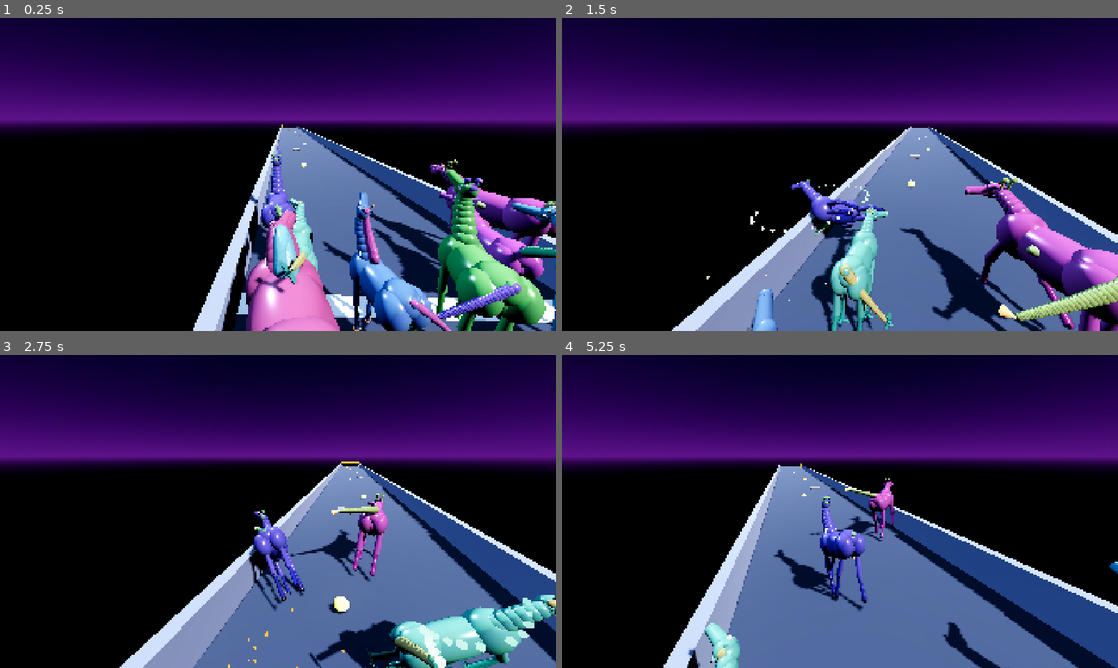
Above: before the commit, frames 1-4 (two rows, left to right).
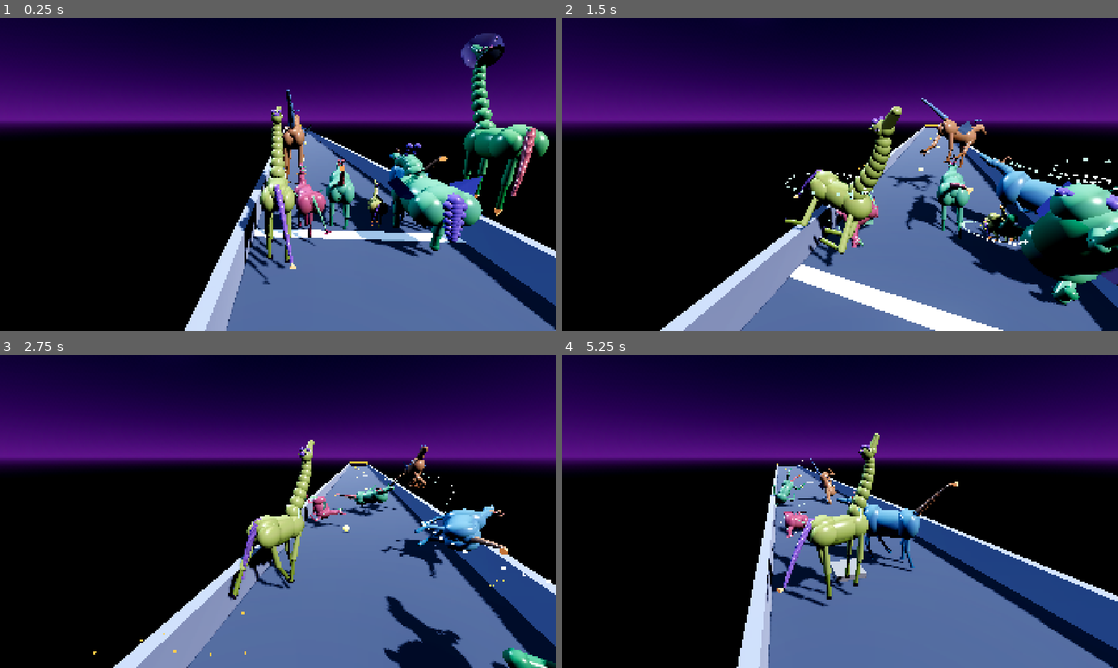
Above: after the commit, the same moments.

Repository: emilyvsemily/SpacePonies
Game: Godot game, scene res://scenes/Main.tscn
Same seed, same stepped clock (60 frames per second), same inputs: the game is played once before the commit and once after it. This scene is started directly instead of the project's main scene.
Inputs:
- Up to frame 1 (0.25 s): no input
- Up to frame 2 (1.5 s): hold D (move_right) 0.53-1.28 s; tap E (ability) at 0.6, 1.35 s; tap Space (jump) at 0.77 s; hold S (move_back) from 1.28 s (still down)
- Up to frame 3 (2.75 s): tap Space (jump) at 1.52 s; release S (move_back) at 2.03 s; hold D (move_right) from 2.03 s (still down); tap E (ability) at 2.1 s
- Up to frame 4 (5.25 s): release D (move_right) at 2.78 s; hold W (move_forward) 2.78-3.53 s; tap E (ability) every 0.75 s from 2.85 to 5.1 s; tap Space (jump) at 3.02, 3.77, 4.52 s; hold A (move_left) 3.53-5.03 s; hold S (move_back) from 5.03 s (still down)

The runs differ from the first frame. In frame 1, 29% of the frame differs, in the area x 33-100%, y 4-100%; in frame 2, 24%; in frame 3, 16%; in frame 4, 17%.

Commit message:
Tail joint limits, exaggerated proportions, size extremes, helmets
Tails clipping through bodies: the head/tail springs are underdamped
on purpose, so they overshoot their target — and the target itself
could exceed anything anatomically sane once the turn-whip term was
added, which put the tail straight through the haunches. Added hard
joint limits per axis that also zero that axis's velocity on contact,
so the joint rests at the stop instead of storing energy and snapping
back out. Then rebalanced the drive (swoosh 2.6 -> 1.7, whip 7 -> 3,
smaller whip coefficients, slightly wider limits) because with the
limits alone the tail simply pinned at its stop and read stiff.
Instrumented and measured both: before, every axis sat exactly at its
limit continuously; after, most ponies peak inside the limits and only
touch the stop on hard turns and tumbles.

Exaggerated proportions: leg_scale, neck_scale and girth_scale are now
genes. ~12% of ponies get near-vestigial legs (0.28-0.5x) and ~12% get
absurd stilts (1.7-2.5x), with necks and barrels varying independently.
Ground placement uses the scaled leg length, so a stumpy pony sits low
rather than sinking and a stilted one doesn't float.

Size extremes: was a flat 0.8-1.3. Now mostly 0.8-1.35 with a 4% tail
at 0.35-0.55 and another 4% at 1.9-2.9 — measured 23 tiny and 24 huge
per 600 rolls. The collision capsule now scales with size too (clamped
0.65-1.8, tighter than the visual, since a literal 0.35x hitbox is
unhittable and a 2.9x one would own the entire start line).

Speed spread: the stat only moved max_speed across 6.3-11.7, which
isn't enough to feel. Widened to a measured 4.2-12.7 — a 3x spread, so
drawing a slow pony is a real thing that happens to you.

Space helmets: new gene, ~45% of ponies. A transparent bubble sized to
clear the muzzle plus a seal ring at the base. A horn pokes straight
through it, left deliberately.

Verified headless: parse clean, distributions measured as above, and a
two-peer run produces identical race results on both clients with the
enlarged genome.

Co-Authored-By: Claude Opus 5 <noreply@anthropic.com>

Diff:
--- a/scripts/pony_controller.gd
+++ b/scripts/pony_controller.gd
@@ -64,9 +64,16 @@
 @export var head_damping: float = 3.4
 @export var tail_stiffness: float = 18.0
 @export var tail_damping: float = 1.9
-@export var tail_swoosh: float = 2.6
+@export var tail_swoosh: float = 1.7
 ## How hard turning throws the head and tail out sideways.
-@export var turn_whip: float = 7.0
+@export var turn_whip: float = 3.0
+## Joint limits, in radians per axis. These springs are underdamped on
+## purpose, which means they overshoot their target — without a hard stop
+## the tail swings straight through the haunches and the head through the
+## neck. Hitting a limit also kills that axis's velocity, so the joint
+## stops there instead of storing energy and snapping back out.
+@export var tail_limit: Vector3 = Vector3(0.52, 0.75, 0.75)
+@export var head_limit: Vector3 = Vector3(0.9, 0.55, 0.45)
 
 ## Ability-use "roll" kick: a small impulse-driven spring on the whole visual
 ## rig, always relaxing back toward neutral.
@@ -91,6 +98,7 @@
 @export var barrel_roll_limpness: float = 0.35
 
 @onready var visual: Node3D = $Visual
+@onready var collision: CollisionShape3D = $CollisionShape3D
 @onready var camera: Camera3D = $SpringArm3D/Camera3D
 @onready var sync: MultiplayerSynchronizer = $MultiplayerSynchronizer
 @onready var exhaust: CPUParticles3D = $Visual/Exhaust
@@ -184,7 +192,18 @@
 ## to call again later for breeding/regeneration.
 func build_from_genome(g: PonyGenome) -> void:
 	genome = g
-	var built := PonyRigBuilder.build(visual, genome)
+
+	# Scale the hitbox with the pony, so a pointlessly enormous one doesn't
+	# walk through walls its body clearly overlaps. Clamped tighter than the
+	# visual: at the extremes a literal 0.35x hitbox is unhittable and a
+	# 2.9x one would clear the whole start line by itself.
+	var capsule_scale: float = clampf(genome.size, 0.65, 1.8)
+	var shape := CapsuleShape3D.new()
+	shape.radius = 1.5 * capsule_scale
+	shape.height = 4.2 * capsule_scale
+	collision.shape = shape
+
+	var built := PonyRigBuilder.build(visual, genome, shape.height * 0.5)
 	_leg_hips = built.leg_hips
 	_leg_knees = built.leg_knees
 	_leg_phase_offsets = built.leg_phase_offsets
@@ -207,9 +226,12 @@
 	# Stats -> movement tuning. Wackiness/Chaos scaling the erratic-ness of
 	# movement is exactly what docs/design.md's genetics framework describes
 	# for that stat, not just a flavor number.
-	max_speed = 9.0 * (0.7 + genome.stat_speed / 100.0 * 0.6)
-	acceleration = 7.0 * (0.7 + genome.stat_acceleration / 100.0 * 0.6)
-	turn_speed = 2.4 * (0.7 + genome.stat_handling / 100.0 * 0.6)
+	# Wide enough that the speed stat actually decides races. At the bottom
+	# of the range you are genuinely stuck with a slow pony and there is
+	# nothing to be done about it; at the top you're clearly quick.
+	max_speed = 9.0 * (0.42 + genome.stat_speed / 100.0 * 1.0)
+	acceleration = 7.0 * (0.45 + genome.stat_acceleration / 100.0 * 0.95)
+	turn_speed = 2.4 * (0.6 + genome.stat_handling / 100.0 * 0.8)
 	var chaos_ratio: float = 0.5 + genome.stat_wackiness / 100.0
 	wobble_amount = 0.12 * chaos_ratio
 	drift_strength = 0.35 * chaos_ratio
@@ -534,7 +556,7 @@
 ## swinging after it stops — the swoosh. Turning throws them sideways
 ## (the whip), and a tumble throws them everywhere.
 func _update_head_and_tail(delta: float, speed_ratio: float, tumbling: bool) -> void:
-	var whip: float = clampf(_turn_rate * turn_whip, -1.6, 1.6)
+	var whip: float = clampf(_turn_rate * turn_whip, -1.0, 1.0)
 	var limp: float = 0.45 if tumbling else 1.0
 	var energy: float = 0.35 + speed_ratio
 	if tumbling:
@@ -543,28 +565,35 @@
 	if _head != null:
 		var head_target := Vector3(
 			_head_pitch + sin(_walk_time * 0.9 + 0.6) * 0.22 * energy,
-			-whip * 0.5,
-			sin(_walk_time * 0.42) * 0.2 * energy + whip * 0.35
+			-whip * 0.3,
+			sin(_walk_time * 0.42) * 0.2 * energy + whip * 0.22
 		)
 		var hx := _spring_step(_head_angle.x, _head_vel.x, head_target.x, head_stiffness * limp, head_damping * limp, delta)
 		var hy := _spring_step(_head_angle.y, _head_vel.y, head_target.y, head_stiffness * limp, head_damping * limp, delta)
 		var hz := _spring_step(_head_angle.z, _head_vel.z, head_target.z, head_stiffness * limp, head_damping * limp, delta)
 		_head_angle = Vector3(hx.x, hy.x, hz.x)
 		_head_vel = Vector3(hx.y, hy.y, hz.y)
+		# Limits are relative to the head's rest pitch, not to zero.
+		var head_lim := _clamp_joint(_head_angle, _head_vel, head_limit, Vector3(_head_pitch, 0.0, 0.0))
+		_head_angle = head_lim[0]
+		_head_vel = head_lim[1]
 		_head.rotation = _head_angle
 
 	if _tail != null:
 		var sway: float = _tail_sway * tail_swoosh
 		var tail_target := Vector3(
 			sin(_walk_time * 0.5 + 1.1) * sway * 0.5 * energy,
-			whip * 0.8,
-			sin(_walk_time * 0.62) * sway * energy - whip * 0.9
+			whip * 0.45,
+			sin(_walk_time * 0.62) * sway * energy - whip * 0.5
 		)
 		var tx := _spring_step(_tail_angle.x, _tail_vel.x, tail_target.x, tail_stiffness * limp, tail_damping * limp, delta)
 		var ty := _spring_step(_tail_angle.y, _tail_vel.y, tail_target.y, tail_stiffness * limp, tail_damping * limp, delta)
 		var tz := _spring_step(_tail_angle.z, _tail_vel.z, tail_target.z, tail_stiffness * limp, tail_damping * limp, delta)
 		_tail_angle = Vector3(tx.x, ty.x, tz.x)
 		_tail_vel = Vector3(tx.y, ty.y, tz.y)
+		var tail_lim := _clamp_joint(_tail_angle, _tail_vel, tail_limit, Vector3.ZERO)
+		_tail_angle = tail_lim[0]
+		_tail_vel = tail_lim[1]
 		_tail.rotation = _tail_angle
 
 func _update_wacky_wobble(delta: float, speed: float) -> void:
@@ -579,6 +608,23 @@
 	visual.rotation.y = _roll_angle.y
 	visual.position.y = abs(sin(_wobble_time)) * bob_amount * speed_ratio * flash_boost
 
+## Hard joint stop. Returns [angle, velocity] with each axis clamped to
+## center ± limit, and the velocity zeroed on any axis that hit its stop so
+## the joint rests there instead of storing energy and springing back out.
+func _clamp_joint(angle: Vector3, vel: Vector3, limit: Vector3, center: Vector3) -> Array:
+	for axis in 3:
+		var lo: float = center[axis] - limit[axis]
+		var hi: float = center[axis] + limit[axis]
+		if angle[axis] < lo:
+			angle[axis] = lo
+			if vel[axis] < 0.0:
+				vel[axis] = 0.0
+		elif angle[axis] > hi:
+			angle[axis] = hi
+			if vel[axis] > 0.0:
+				vel[axis] = 0.0
+	return [angle, vel]
+
 ## Damped-harmonic-oscillator step, shared by the leg rig and the roll
 ## system: current/velocity spring toward target rather than snapping,
 ## giving lag/overshoot instead of perfectly periodic motion.
--- a/scripts/pony_genome.gd
+++ b/scripts/pony_genome.gd
@@ -21,6 +21,13 @@
 @export var leg_type: String = "rocket-boots"
 @export var tail_type: String = "rocket"
 @export var size: float = 1.0
+## Exaggeration genes. These are space ponies — generations of adapting to
+## life out here have left some of them on absurd stilts and others with
+## legs that have all but given up.
+@export var leg_scale: float = 1.0
+@export var neck_scale: float = 1.0
+@export var girth_scale: float = 1.0
+@export var space_helmet: bool = false
 @export var coat_hue: float = 0.0
 @export var mane_hue: float = 0.3
 @export var mane_style: String = "space-mane"
@@ -56,7 +63,29 @@
 		g.leg_count = 7
 	g.leg_type = LEG_TYPES[randi() % LEG_TYPES.size()]
 	g.tail_type = TAIL_TYPES[randi() % TAIL_TYPES.size()]
-	g.size = randf_range(0.8, 1.3)
+	# Mostly sensible, with rare runs at both extremes — a pointlessly tiny
+	# or pointlessly enormous pony should be a thing that occasionally just
+	# happens to you.
+	var size_r := randf()
+	if size_r < 0.04:
+		g.size = randf_range(0.35, 0.55)
+	elif size_r < 0.08:
+		g.size = randf_range(1.9, 2.9)
+	else:
+		g.size = randf_range(0.8, 1.35)
+
+	var leg_scale_r := randf()
+	if leg_scale_r < 0.12:
+		g.leg_scale = randf_range(0.28, 0.5)    # vestigial, basically useless
+	elif leg_scale_r < 0.24:
+		g.leg_scale = randf_range(1.7, 2.5)     # absurd stilts
+	else:
+		g.leg_scale = randf_range(0.85, 1.3)
+
+	g.neck_scale = randf_range(0.65, 1.15) if randf() < 0.75 else randf_range(1.35, 2.1)
+	g.girth_scale = randf_range(0.75, 1.45)
+	g.space_helmet = randf() < 0.45
+
 	g.coat_hue = randf()
 	g.mane_hue = fmod(g.coat_hue + randf_range(0.28, 0.72), 1.0)
 	g.mane_style = MANE_STYLES[randi() % MANE_STYLES.size()]
@@ -103,6 +132,20 @@
 		"aurora-willow":
 			handling += 14.0
 			acceleration -= 4.0
+	# Exaggerated builds pay for themselves.
+	if g.leg_scale < 0.6:
+		speed -= 20.0
+		handling += 6.0
+	elif g.leg_scale > 1.6:
+		speed += 10.0
+		handling -= 14.0
+	if g.size < 0.6:
+		acceleration += 12.0
+		stamina -= 12.0
+	elif g.size > 1.8:
+		acceleration -= 12.0
+		stamina += 10.0
+
 	speed *= 0.85 + g.size * 0.2
 
 	var mutations := 0
@@ -113,6 +156,9 @@
 	wackiness += mutations * 7.0
 	wackiness += absf(float(g.leg_count) - 4.0) * 7.0
 	if g.leg_type == "tentacles": wackiness += 6.0
+	if g.leg_scale < 0.6 or g.leg_scale > 1.6: wackiness += 12.0
+	if g.size < 0.6 or g.size > 1.8: wackiness += 12.0
+	if g.space_helmet: wackiness += 4.0
 
 	g.stat_speed = _clamp_stat(speed)
 	g.stat_acceleration = _clamp_stat(acceleration)
--- a/scripts/pony_rig_builder.gd
+++ b/scripts/pony_rig_builder.gd
@@ -126,7 +126,7 @@
 ## Returns { leg_hips, leg_knees, leg_phase_offsets, head, tail,
 ## head_pitch, tail_sway, horn_glow } — the controller animates the legs
 ## and sways head/tail from these.
-static func build(visual: Node3D, genome: PonyGenome) -> Dictionary:
+static func build(visual: Node3D, genome: PonyGenome, capsule_half_height: float = 2.1) -> Dictionary:
 	# Only remove a previous rig by name — Visual also hosts the Exhaust and
 	# HornTrail particle emitters as fixed siblings (see Pony.tscn), which
 	# must survive a rebuild, not get swept up in it.
@@ -137,15 +137,26 @@
 
 	var plan: Dictionary = BODY_PLANS.get(genome.body_plan, BODY_PLANS["ballast-cob"])
 
+	# Exaggeration genes stretch the plan's proportions before anything is
+	# built from them.
+	var leg_len: float = plan.leg_len * genome.leg_scale
+	var girth: float = genome.girth_scale
+	# Scaling the neck arc's end and control points relative to its base
+	# lengthens the neck without detaching it from the shoulder.
+	var neck1_y: float = plan.neck0_y + (plan.neck1_y - plan.neck0_y) * genome.neck_scale
+	var neck1_z: float = plan.neck0_z + (plan.neck1_z - plan.neck0_z) * genome.neck_scale
+	var neck_cy: float = plan.neck0_y + (plan.neck_cy - plan.neck0_y) * genome.neck_scale
+	var neck_cz: float = plan.neck0_z + (plan.neck_cz - plan.neck0_z) * genome.neck_scale
+
 	var rig := Node3D.new()
 	rig.name = "Rig"
 	# Geometry is authored head-toward-+Z; this game treats -Z as forward.
 	rig.rotation.y = PI
-	# Lift so the hooves land on the collision capsule's bottom. The capsule
-	# is 4.2 tall (half-height 2.1) and Visual is scaled by 1.5 * size, so
-	# the capsule floor sits at this rig-local height.
+	# Lift so the hooves land on the collision capsule's bottom, using the
+	# gene-scaled leg length — otherwise a stilt-legged pony sinks and a
+	# stumpy one floats.
 	var visual_scale: float = 1.5 * genome.size
-	rig.position.y = -2.1 / visual_scale + plan.leg_len - plan.hip_y
+	rig.position.y = -capsule_half_height / visual_scale + leg_len - plan.hip_y
 	visual.add_child(rig)
 
 	var body := Node3D.new()
@@ -165,12 +176,12 @@
 
 	# torso: barrel, chest, belly, croup, then the two haunch domes that ARE
 	# the rear silhouette
-	body.add_child(_blob(coat, plan.barrel_w, plan.barrel_h, plan.barrel_l, 0.0, 0.0, 0.0))
-	body.add_child(_blob(coat, plan.chest_w, plan.chest_h, plan.chest_d, 0.0, plan.chest_y, plan.chest_z))
-	body.add_child(_blob(coat_dark, plan.belly_w, plan.belly_h, plan.belly_d, 0.0, plan.belly_y, plan.belly_z))
-	body.add_child(_blob(coat, plan.croup_w, plan.croup_h, plan.croup_d, 0.0, plan.croup_y, plan.croup_z))
-	body.add_child(_blob(coat, plan.haunch_w, plan.haunch_h, plan.haunch_d, -plan.haunch_x, plan.haunch_y, plan.haunch_z))
-	body.add_child(_blob(coat, plan.haunch_w, plan.haunch_h, plan.haunch_d, plan.haunch_x, plan.haunch_y, plan.haunch_z))
+	body.add_child(_blob(coat, plan.barrel_w * girth, plan.barrel_h * girth, plan.barrel_l, 0.0, 0.0, 0.0))
+	body.add_child(_blob(coat, plan.chest_w * girth, plan.chest_h * girth, plan.chest_d, 0.0, plan.chest_y, plan.chest_z))
+	body.add_child(_blob(coat_dark, plan.belly_w * girth, plan.belly_h * girth, plan.belly_d, 0.0, plan.belly_y, plan.belly_z))
+	body.add_child(_blob(coat, plan.croup_w * girth, plan.croup_h * girth, plan.croup_d, 0.0, plan.croup_y, plan.croup_z))
+	body.add_child(_blob(coat, plan.haunch_w * girth, plan.haunch_h * girth, plan.haunch_d, -plan.haunch_x * girth, plan.haunch_y, plan.haunch_z))
+	body.add_child(_blob(coat, plan.haunch_w * girth, plan.haunch_h * girth, plan.haunch_d, plan.haunch_x * girth, plan.haunch_y, plan.haunch_z))
 
 	if genome.coat_pattern == "spotted":
 		var spot_mat := _mat(PonyGenome.hsl_to_color(genome.mane_hue, 0.5, 0.66))
@@ -183,7 +194,7 @@
 	var neck_segs: int = plan.neck_segs
 	for i in neck_segs:
 		var t := float(i) / float(neck_segs - 1)
-		var p := _qbez(plan.neck0_y, plan.neck0_z, plan.neck_cy, plan.neck_cz, plan.neck1_y, plan.neck1_z, t)
+		var p := _qbez(plan.neck0_y, plan.neck0_z, neck_cy, neck_cz, neck1_y, neck1_z, t)
 		var r: float = plan.neck_r0 + (plan.neck_r1 - plan.neck_r0) * t
 		body.add_child(_blob(coat, r * plan.neck_wide, r * 1.06, r, 0.0, p.x, p.y))
 
@@ -191,14 +202,14 @@
 		var mane_steps := neck_segs * 4
 		for i in mane_steps + 1:
 			var t := float(i) / float(mane_steps)
-			var p := _qbez(plan.neck0_y, plan.neck0_z, plan.neck_cy, plan.neck_cz, plan.neck1_y, plan.neck1_z, t)
+			var p := _qbez(plan.neck0_y, plan.neck0_z, neck_cy, neck_cz, neck1_y, neck1_z, t)
 			var r: float = plan.neck_r0 + (plan.neck_r1 - plan.neck_r0) * t
 			var mr: float = r * plan.mane_r
 			body.add_child(_blob(mane_mat, mr * 0.8, mr * 1.1, mr,
 				0.0, p.x + r * plan.mane_off * 0.52, p.y - r * plan.mane_off * 0.88))
 	else:
 		# antenna-mane: a pair of stalks with glowing beads instead of a crest
-		var p_top := _qbez(plan.neck0_y, plan.neck0_z, plan.neck_cy, plan.neck_cz, plan.neck1_y, plan.neck1_z, 0.75)
+		var p_top := _qbez(plan.neck0_y, plan.neck0_z, neck_cy, neck_cz, neck1_y, neck1_z, 0.75)
 		for side in [-1.0, 1.0]:
 			var stalk := _cylinder(plan.neck_r1 * 0.16, plan.neck_r1 * 0.24, plan.neck_r0 * 1.6, mane_mat, 5)
 			stalk.position = Vector3(side * plan.neck_r0 * 0.4, p_top.x + plan.neck_r0 * 0.9, p_top.y - plan.neck_r0 * 0.3)
@@ -212,7 +223,7 @@
 	# laterally-set eyes, pricked ears
 	var head := Node3D.new()
 	head.name = "Head"
-	head.position = Vector3(0.0, plan.neck1_y, plan.neck1_z)
+	head.position = Vector3(0.0, neck1_y, neck1_z)
 	head.rotation.x = plan.head_pitch
 	body.add_child(head)
 
@@ -268,6 +279,27 @@
 			0.0, plan.skull_h * 2.3, -plan.skull_d * 0.2)
 		head.add_child(glow)
 		horn_glow = glow
+
+	# Space helmet: a bubble big enough to clear the muzzle, plus a seal ring
+	# at the base. A horn pokes straight through it, which is left alone on
+	# purpose — it's exactly the kind of "shouldn't work but does" the tone
+	# is going for.
+	if genome.space_helmet:
+		var reach: float = plan.skull_d * 0.42 + plan.muzzle_len
+		var dome_r: float = maxf(plan.skull_w, plan.skull_h) * 1.2 + reach * 0.46
+		var glass := _mat(Color(0.72, 0.88, 1.0))
+		glass.transparency = BaseMaterial3D.TRANSPARENCY_ALPHA
+		glass.albedo_color.a = 0.26
+		glass.cull_mode = BaseMaterial3D.CULL_DISABLED
+		glass.roughness = 0.04
+		glass.metallic = 0.0
+		head.add_child(_blob(glass, dome_r, dome_r * 1.02, dome_r * 1.12,
+			0.0, plan.muzzle_y * 0.35, reach * 0.4))
+		var ring_mat := _mat(Color(0.78, 0.8, 0.86), Color.BLACK, 0.3, 0.55)
+		var ring := _cylinder(dome_r * 0.66, dome_r * 0.72, plan.skull_h * 0.2, ring_mat, 12)
+		ring.rotation.x = PI / 2.0
+		ring.position = Vector3(0.0, plan.muzzle_y * 0.35, reach * 0.4 - dome_r * 0.92)
+		head.add_child(ring)
 
 	if genome.gills:
 		var gill_mat := _mat(PonyGenome.hsl_to_color(0.5, 0.55, 0.6), Color(0.435, 0.89, 0.769), 0.4)
